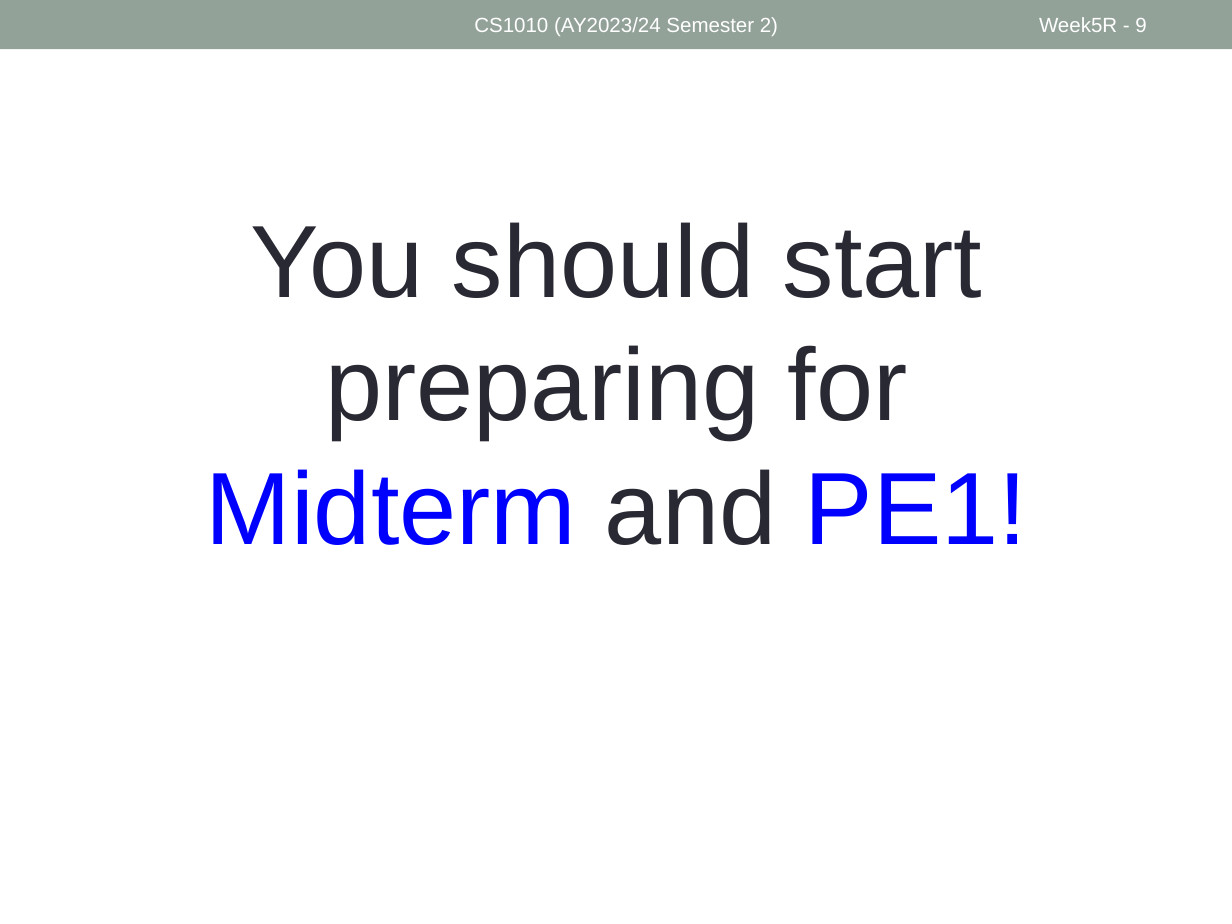
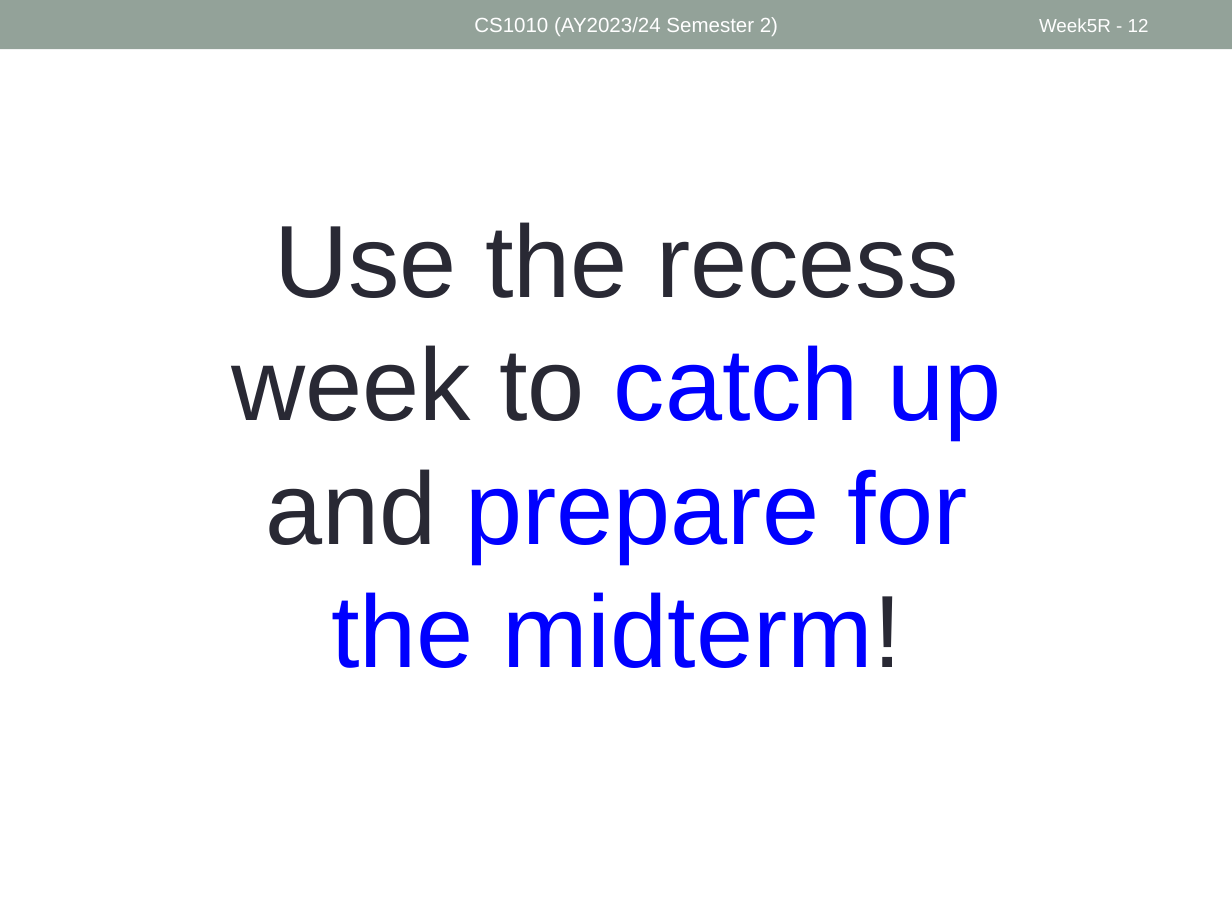
Before and after one commit to nus-cs1010-2425-s2/website, a slide deck: slide 12 of slides/Week5_Recap.pptx (slide 9 before the commit). Drawn at 1232x924 pixels with LibreOffice and Linux fonts; fonts in the diff are those of the drawing. Boxes give left, top, right and bottom in pixels: in the first picture for what was removed or moved away, otherwise in the second. Text is boxed around its words. In the diff, an @@ line names an element or a change of style, - is before the commit and + after.

```diff
--- a/slides/Week5_Recap.pptx
+++ b/slides/Week5_Recap.pptx
@@ page number at bbox=[1039, 18, 1149, 32]: text changed; size 12 to 11 pt @@
-Week5R - 9
+Week5R - 12
@@ text at bbox=[231, 222, 1001, 668]: text changed; text colour #292934 to #0000FF @@
-You should start preparing for Midterm and PE1!
+Use the recess week to catch up and prepare for the midterm!
```
Also in this commit, not shown: 4 other slides changed, 3 slides added, 5 other files.
